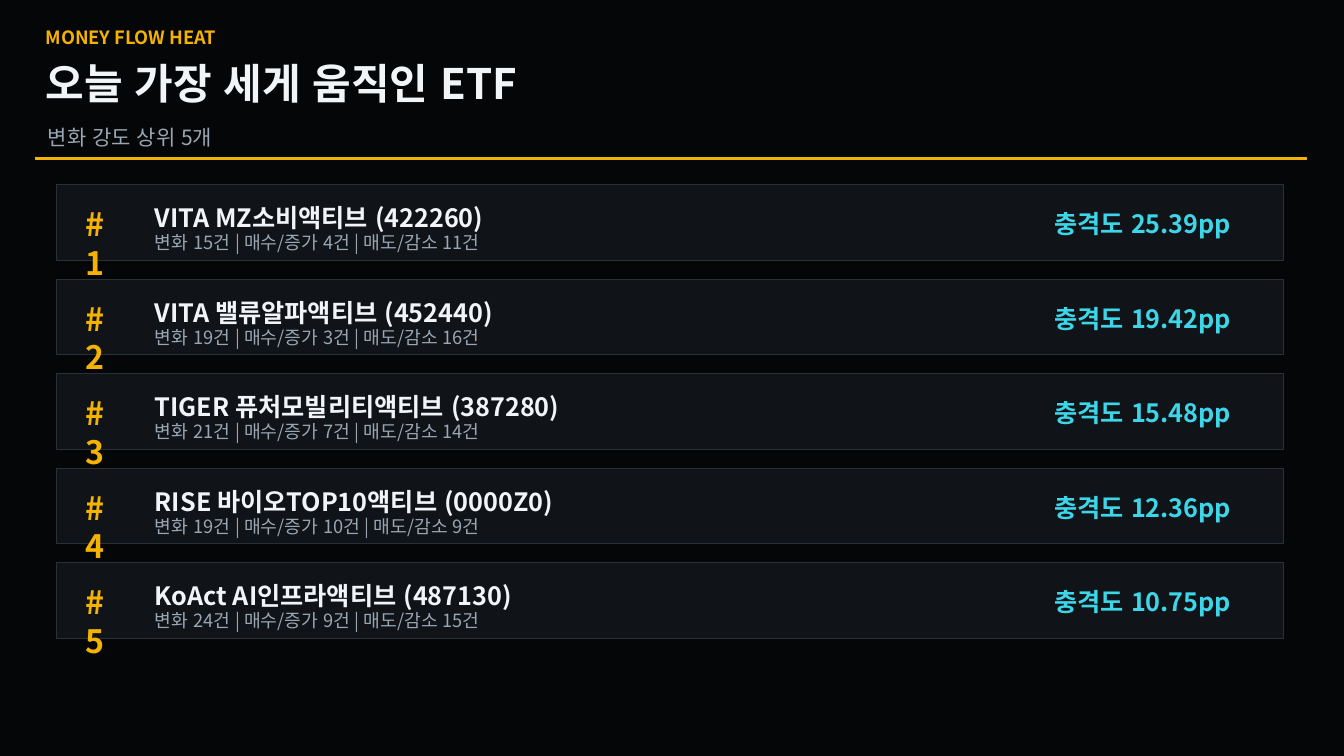
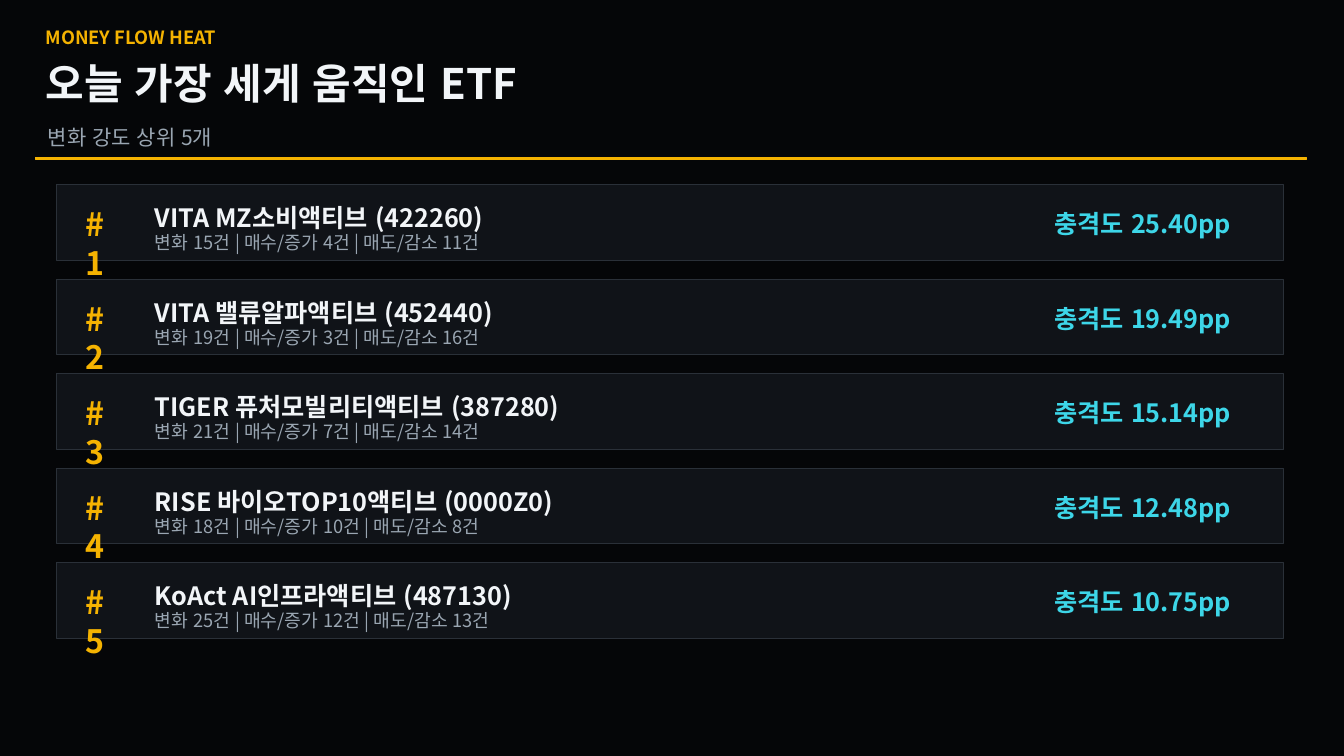
Before and after one commit to se2in/ETF_KRX, a slide deck: slide 2 of docs/latest_changes.pptx. Drawn at 1344x756 pixels with LibreOffice and Linux fonts; fonts in the diff are those of the drawing. Boxes give left, top, right and bottom in pixels: in the first picture for what was removed or moved away, otherwise in the second. Text is boxed around its words. In the diff, an @@ line names an element or a change of style, - is before the commit and + after.

```diff
--- a/docs/latest_changes.pptx
+++ b/docs/latest_changes.pptx
@@ text at box(1054, 212, 1231, 239): text changed @@
-충격도 25.39pp
+충격도 25.40pp
@@ text at box(1054, 307, 1231, 334): text changed @@
-충격도 19.42pp
+충격도 19.49pp
@@ text at box(1054, 401, 1231, 428): text changed @@
-충격도 15.48pp
+충격도 15.14pp
@@ text at box(1054, 496, 1231, 523): text changed @@
-충격도 12.36pp
+충격도 12.48pp
@@ text at box(155, 518, 480, 536): text changed @@
-변화 19건 | 매수/증가 10건 | 매도/감소 9건
+변화 18건 | 매수/증가 10건 | 매도/감소 8건
@@ text at box(155, 609, 490, 630): text changed @@
-변화 24건 | 매수/증가 9건 | 매도/감소 15건
+변화 25건 | 매수/증가 12건 | 매도/감소 13건
```
Also in this commit, not shown: 4 other slides changed, 1 other file.
